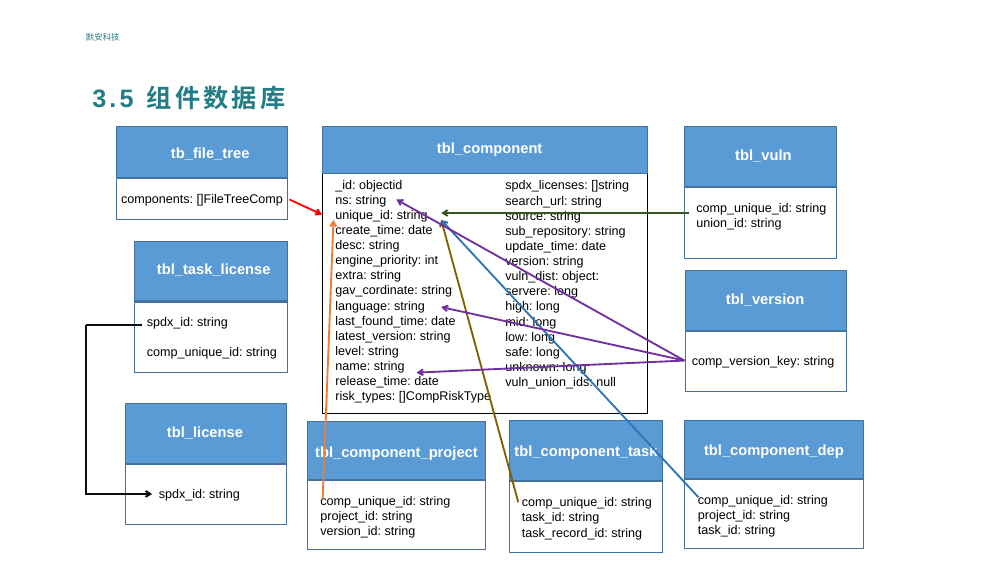
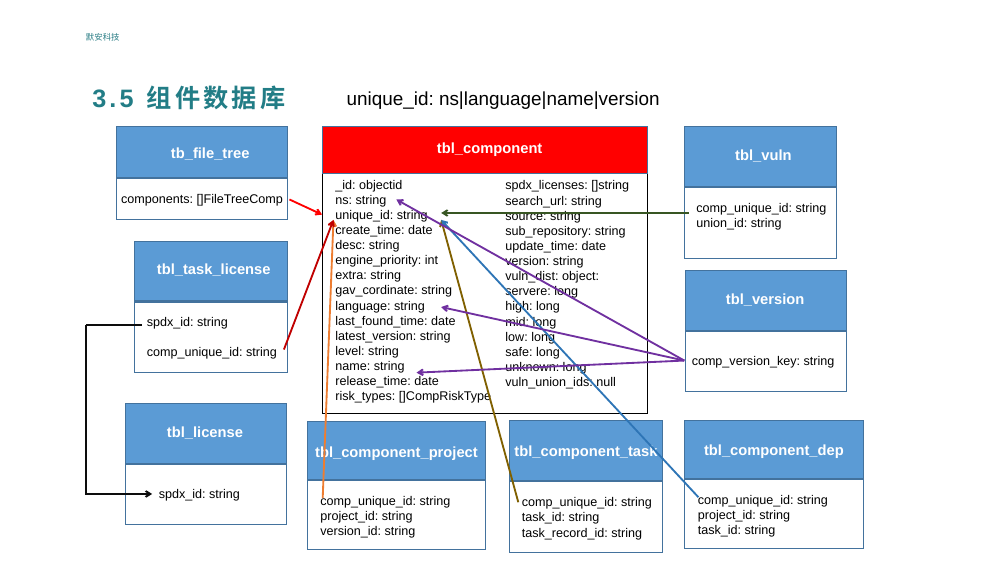
Before and after one commit to zkfbe/dsmp-selenium, a slide deck: slide 13 of DSMP1.1.0业务分享 .pptx. Drawn at 1008x567 pixels with LibreOffice and Linux fonts; fonts in the diff are those of the drawing; background and template pictures are left out. Boxes give left, top, right and bottom in pixels: in the first picture for what was removed or moved away, otherwise in the second. Text is boxed around its words. In the diff, an @@ line names an element or a change of style, - is before the commit and + after.

```diff
--- a/DSMP1.1.0业务分享 .pptx
+++ b/DSMP1.1.0业务分享 .pptx
@@ text added at <box>347,91,660,109</box>, 18 pt, text #000000 @@
+unique_id: ns|language|name|version
@@ rectangle at <box>323,126,647,173</box>: fill #5B9BD5 to #FF0000 @@
@@ arrow added from (284, 349) to (333, 220), #C00000 1.75 pt @@
```
Also in this commit, not shown: 6 other slides changed, 22 other files.
